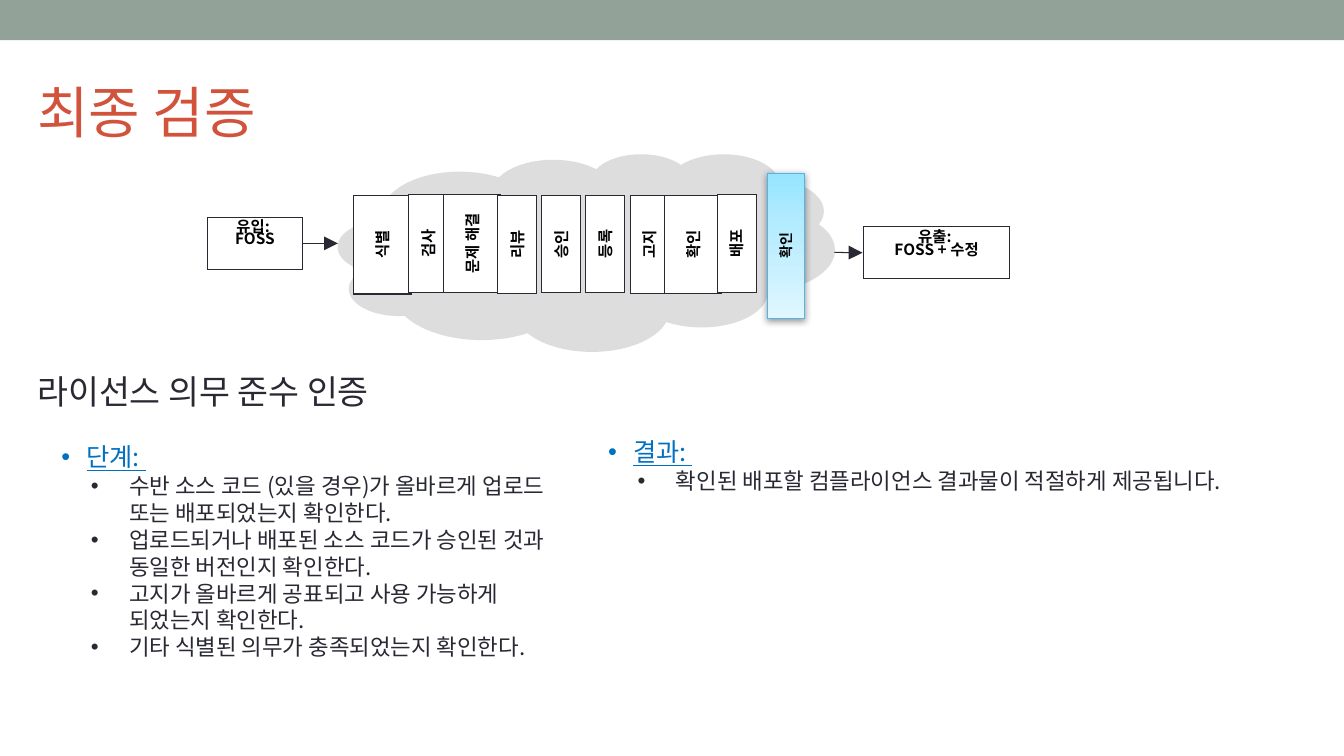
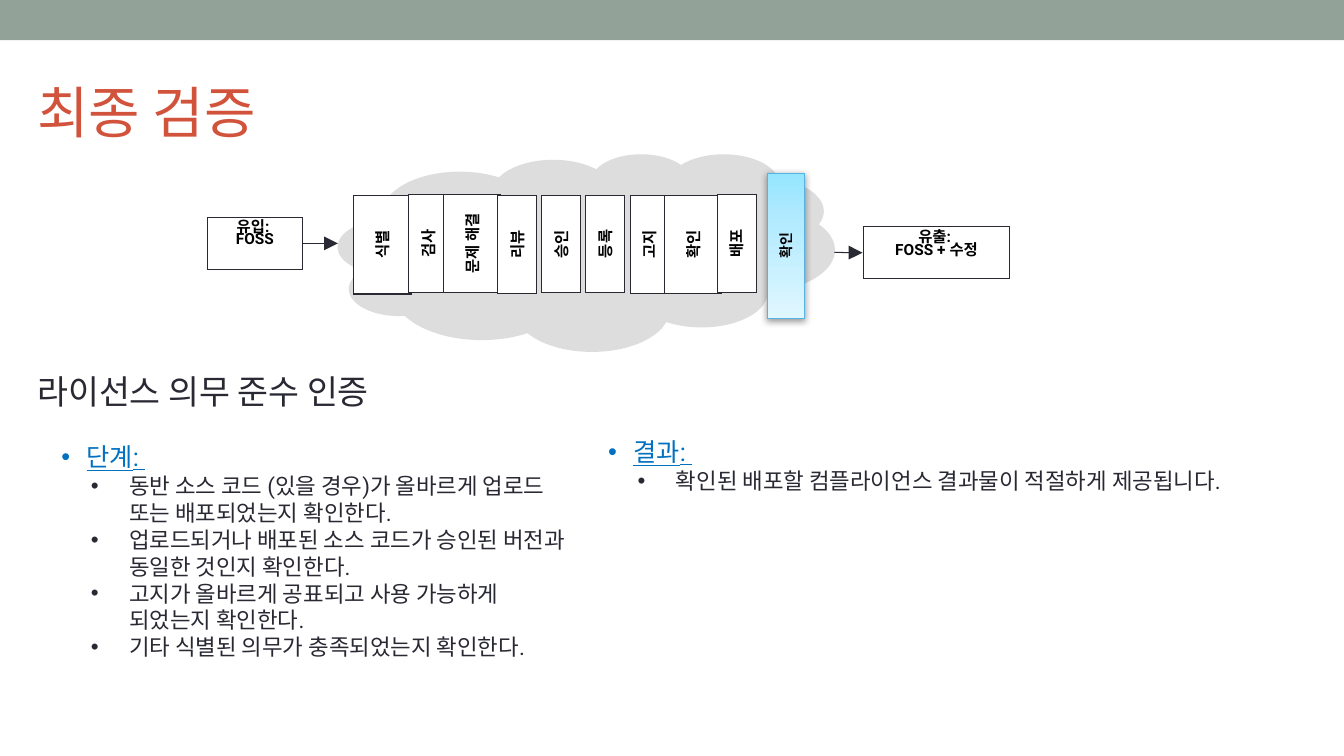
Before and after one commit to OpenChain-KWG/Curriculum-Translation-KR, a slide deck: slide 66 of target/slides/openchain-curriculum-for-1-1.pptx. Drawn at 1344x756 pixels with LibreOffice and Linux fonts; fonts in the diff are those of the drawing; background and template pictures are left out. Boxes give left, top, right and bottom in pixels: in the first picture for what was removed or moved away, otherwise in the second. Text is boxed around its words. In the diff, an @@ line names an element or a change of style, - is before the commit and + after.

```diff
--- a/target/slides/openchain-curriculum-for-1-1.pptx
+++ b/target/slides/openchain-curriculum-for-1-1.pptx
@@ rectangle "유입:" at [208, 218, 302, 269]: font Noto Sans CJK KR to Roboto @@
@@ rectangle "유출:" at [864, 227, 1009, 278]: font Noto Sans CJK KR to Roboto @@
@@ text at [87, 445, 525, 657]: font Noto Sans CJK KR to Roboto in "단계:", "고지가 올바르게 공표되고 사용 가능하게 되었는지 확인한다.", "기타 식별된 의무가 충족되었는지 확인한다." @@
@@ text at [129, 475, 565, 577]: text changed; font Noto Sans CJK KR to Roboto @@
-• 수반 소스 코드 (있을 경우)가 올바르게 업로드 또는 배포되었는지 확인한다.
-• 업로드되거나 배포된 소스 코드가 승인된 것과 동일한 버전인지 확인한다.
+• 동반 소스 코드 (있을 경우)가 올바르게 업로드 또는 배포되었는지 확인한다.
+• 업로드되거나 배포된 소스 코드가 승인된 버전과 동일한 것인지 확인한다.
```
Also in this commit, not shown: 82 other slides changed, 3 other files.
